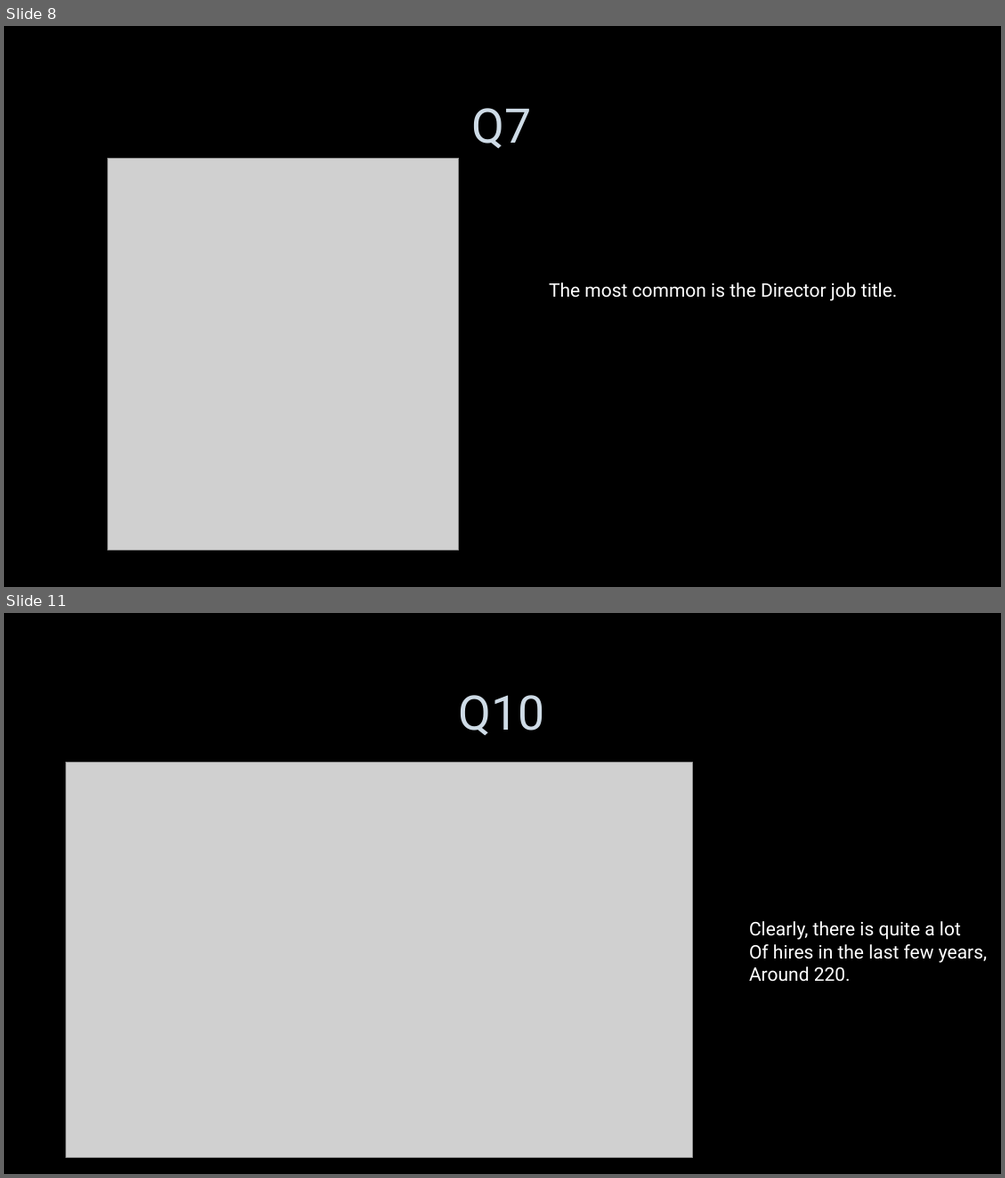
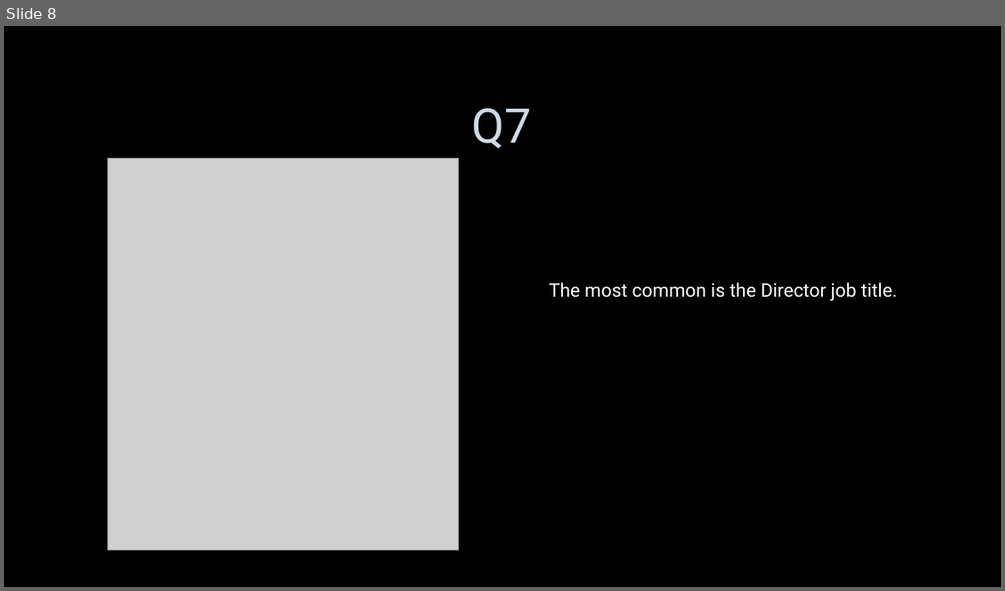
Before and after one commit to SharveshSubhashLV/AssessmentsLV, a slide deck: LVADSUSR187_SharveshSubhash.pptx. Shown one above the other, each under a label of ours: slides 8 and 11 before the commit, slide 8 after it; the slides between them are not shown. The pictures are 1005x1178 and 1005x591 pixels, drawn with LibreOffice and Linux fonts; fonts in the diff are those of the drawing; grey boxes stand for pictures; background and template pictures are left out. Boxes give left, top, right and bottom in pixels: in the first picture for what was removed or moved away, otherwise in the second. Text is boxed around its words. In the diff, an @@ line names an element or a change of style, - is before the commit and + after.

```diff
--- a/LVADSUSR187_SharveshSubhash.pptx
+++ b/LVADSUSR187_SharveshSubhash.pptx
@@ slide 11 removed at (4, 613, 1001, 1174), background picture (left out) @@
@@ title removed at (459, 695, 545, 736) @@
-Q10
@@ picture removed at (65, 762, 692, 1157) @@
@@ text removed at (749, 921, 987, 981) @@
-Clearly, there is quite a lot
-Of hires in the last few years,
-Around 220.
```
Also in this commit, not shown: 1 slide added, 2 other slides removed.
